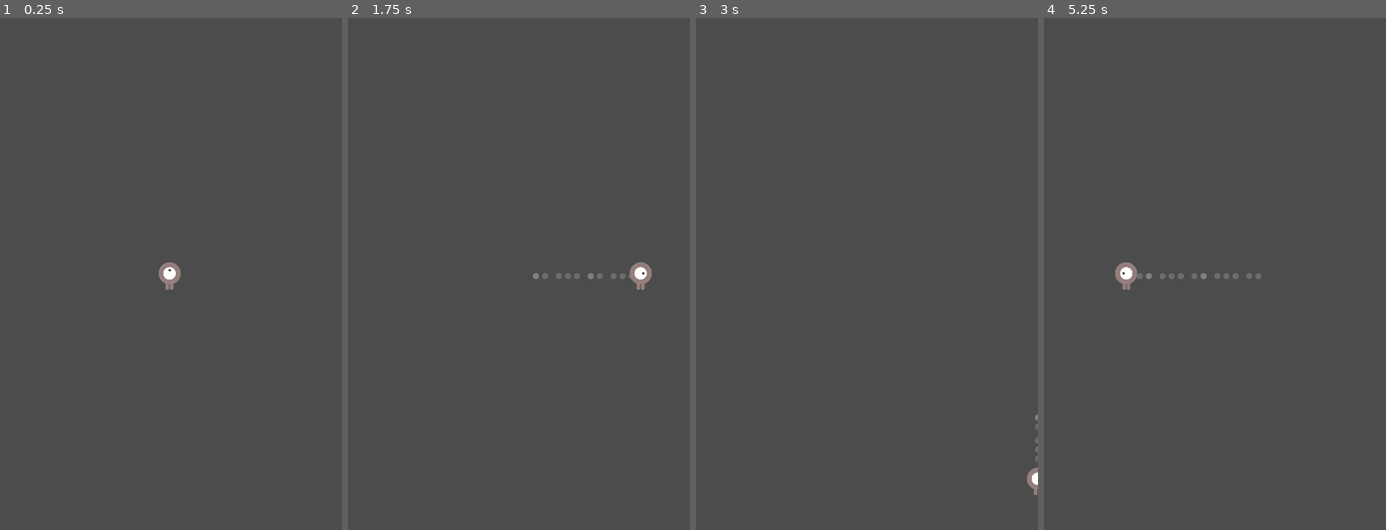
Above: before the commit, frames 1-4 (left to right).
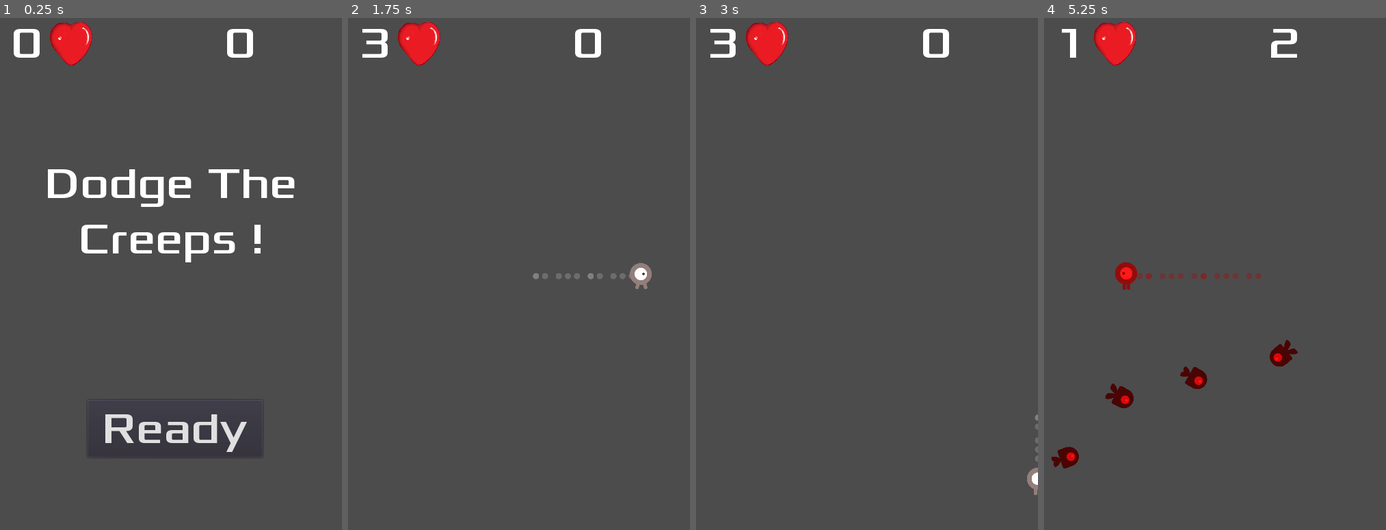
Above: after the commit, the same moments.

Repository: Achild0/godot-trainings
Game: Godot game, scene res://Main.tscn
The game is run twice, just before and just after one commit, with the same random seed, the same clock (stepped at 60 frames per second) and the same inputs. Before the commit the project has no main scene; this scene is started directly in both runs.
Inputs (mouse positions are in pixels of both pictures, inside the frame that each line leads up to):
- Up to frame 1 (0.25 s): no input
- Up to frame 2 (1.75 s): click (522, 427) at 0.5 s, where only the run after the commit has a clickable "Ready"; tap Enter at 1.25 s; hold D (char_right) from 1.28 s (still down)
- Up to frame 3 (3 s): release D (char_right) at 2.03 s; hold S (char_down) 2.03-2.78 s; hold D (char_right) from 2.78 s (still down)
- Up to frame 4 (5.25 s): release D (char_right) at 3.53 s; hold W (char_up) 3.53-4.28 s; hold A (char_left) from 4.28 s (still down)

The runs differ from the first frame. In frame 1, 5.3% of the frame differs, in the area x 4-87%, y 0-86%; in frame 2, 1.3%; in frame 3, 1.3%; in frame 4, 2.5%.

Commit message:
Finalisation sur Dodge The creeps! Fonctionnel et testé

Diff:
--- /dev/null
+++ b/Dodge The creeps!/HUD.gd
@@ -0,0 +1,39 @@
+extends CanvasLayer
+signal start_game
+
+# Declare member variables here. Examples:
+# var a = 2
+# var b = "text"
+
+# Called when the node enters the scene tree for the first time.
+func _ready():
+	pass # Replace with function body.
+
+func _on_MessageTimer_timeout():
+	$Message.hide()
+
+func _on_ReadyBtn_pressed():
+	$ReadyBtn.hide()
+	emit_signal("start_game")
+	$Message.hide()
+
+func show_message(text):
+	$Message.text = text
+	$Message.show()
+	$MessageTimer.start()
+
+func show_game_over():
+	show_message("Game Over")
+	# Wait until the MessageTimer has counted down.
+	yield($MessageTimer, "timeout")
+	$Message.text = "Dodge the\nCreeps!"
+	$Message.show()
+	# Make a one-shot timer and wait for it to finish.
+	yield(get_tree().create_timer(1), "timeout")
+	$ReadyBtn.show()
+
+func update_lifes(lifes):
+	$LifeCount.text = str(lifes)
+
+func update_score(score):
+	$ScoreLabel.text = str(score)
--- /dev/null
+++ b/Dodge The creeps!/HUD.tscn
@@ -0,0 +1,79 @@
+[gd_scene load_steps=5 format=2]
+
+[ext_resource path="res://dodge_assets/fonts/Xolonium-Regular.ttf" type="DynamicFontData" id=1]
+[ext_resource path="res://dodge_assets/art/coeur.png" type="Texture" id=2]
+[ext_resource path="res://HUD.gd" type="Script" id=3]
+
+[sub_resource type="DynamicFont" id=1]
+size = 64
+font_data = ExtResource( 1 )
+
+[node name="HUD" type="CanvasLayer"]
+script = ExtResource( 3 )
+
+[node name="LifeImg" type="TextureRect" parent="."]
+margin_left = 72.0
+margin_top = 8.0
+margin_right = 136.0
+margin_bottom = 72.0
+texture = ExtResource( 2 )
+expand = true
+__meta__ = {
+"_edit_use_anchors_": false
+}
+
+[node name="LifeCount" type="Label" parent="."]
+margin_left = 16.0
+margin_right = 61.0
+margin_bottom = 78.0
+custom_fonts/font = SubResource( 1 )
+text = "0"
+__meta__ = {
+"_edit_use_anchors_": false
+}
+
+[node name="ScoreLabel" type="Label" parent="."]
+anchor_left = 1.0
+anchor_right = 1.0
+margin_left = -172.0
+margin_right = -12.0
+margin_bottom = 78.0
+custom_fonts/font = SubResource( 1 )
+text = "0"
+__meta__ = {
+"_edit_use_anchors_": false
+}
+
+[node name="Message" type="Label" parent="."]
+anchor_top = 0.5
+anchor_right = 1.0
+anchor_bottom = 0.5
+margin_top = -170.0
+margin_bottom = -11.0
+custom_fonts/font = SubResource( 1 )
+text = "Dodge The Creeps !"
+align = 1
+autowrap = true
+__meta__ = {
+"_edit_use_anchors_": false
+}
+
+[node name="ReadyBtn" type="Button" parent="."]
+anchor_top = 0.5
+anchor_right = 1.0
+anchor_bottom = 0.5
+margin_left = 128.0
+margin_top = 185.0
+margin_right = -116.0
+margin_bottom = 269.0
+custom_fonts/font = SubResource( 1 )
+text = "Ready"
+__meta__ = {
+"_edit_use_anchors_": false
+}
+
+[node name="MessageTimer" type="Timer" parent="."]
+wait_time = 2.0
+one_shot = true
+[connection signal="pressed" from="ReadyBtn" to="." method="_on_ReadyBtn_pressed"]
+[connection signal="timeout" from="MessageTimer" to="." method="_on_MessageTimer_timeout"]
--- a/Dodge The creeps!/Main.gd
+++ b/Dodge The creeps!/Main.gd
@@ -1,14 +1,64 @@
 extends Node
 
+export (PackedScene) var Mob
+var score
 # Declare member variables here. Examples:
 # var a = 2
 # var b = "text"
 
 # Called when the node enters the scene tree for the first time.
 func _ready():
-	$Player.spawn($Position2D.position)
+	randomize()
+	$Player.hide()
+
+func game_over():
+	$MobTime.stop()
+	$ScoreTimer.stop()
+	get_tree().call_group("Mob","queue_free")
+	$HUD.show_game_over()
 
 
-# Called every frame. 'delta' is the elapsed time since the previous frame.
-#func _process(delta):
-#	pass
+func start_game():
+	$Player.spawn($Position2D.position)
+	$HUD.update_lifes($Player.get_lifes())
+	$StartTimer.start()
+	score = 0
+	$Player.show()
+
+func new_game():
+	$HUD.update_score(score)
+	$HUD.show_message("Get Ready")
+	start_game()
+
+func _on_ScoreTimer_timeout():
+	score += 1
+	$HUD.update_score(score)
+
+func _on_StartTimer_timeout():
+	$MobTime.start()
+	$ScoreTimer.start()
+
+func _on_MobTime_timeout():
+	# Choose a random location on Path2D.
+	$MobPath/MobSpawnLocation.offset = randi()
+	# Create a Mob instance and add it to the scene.
+	var mob = Mob.instance()
+	add_child(mob)
+	# Set the mob's direction perpendicular to the path direction.
+	var direction = $MobPath/MobSpawnLocation.rotation + PI / 2
+	# Set the mob's position to a random location.
+	mob.position = $MobPath/MobSpawnLocation.position
+	# Add some randomness to the direction.
+	direction += rand_range(-PI / 4, PI / 4)
+	mob.rotation = direction
+	# Set the velocity (speed & direction).
+	mob.linear_velocity = Vector2(rand_range(mob.min_speed, mob.max_speed), 0)
+	mob.linear_velocity = mob.linear_velocity.rotated(direction)
+
+
+func _on_Player_dead():
+	game_over()
+
+
+func _on_Player_hit():
+	$HUD.update_lifes($Player.get_lifes())
--- a/Dodge The creeps!/Main.tscn
+++ b/Dodge The creeps!/Main.tscn
@@ -1,10 +1,18 @@
-[gd_scene load_steps=3 format=2]
+[gd_scene load_steps=6 format=2]
 
 [ext_resource path="res://Main.gd" type="Script" id=1]
 [ext_resource path="res://Player.tscn" type="PackedScene" id=2]
+[ext_resource path="res://Mob.tscn" type="PackedScene" id=3]
+[ext_resource path="res://HUD.tscn" type="PackedScene" id=4]
+
+[sub_resource type="Curve2D" id=1]
+_data = {
+"points": PoolVector2Array( 0, 0, 0, 0, 0, 0, 0, 0, 0, 0, 496, 0, 0, 0, 0, 0, 496, 752, 0, 0, 0, 0, 0, 752, 0, 0, 0, 0, 0, 0 )
+}
 
 [node name="Main" type="Node"]
 script = ExtResource( 1 )
+Mob = ExtResource( 3 )
 
 [node name="Position2D" type="Position2D" parent="."]
 position = Vector2( 248.139, 379.115 )
@@ -19,3 +27,16 @@
 one_shot = true
 
 [node name="Player" parent="." instance=ExtResource( 2 )]
+
+[node name="MobPath" type="Path2D" parent="."]
+curve = SubResource( 1 )
+
+[node name="MobSpawnLocation" type="PathFollow2D" parent="MobPath"]
+
+[node name="HUD" parent="." instance=ExtResource( 4 )]
+[connection signal="timeout" from="MobTime" to="." method="_on_MobTime_timeout"]
+[connection signal="timeout" from="ScoreTimer" to="." method="_on_ScoreTimer_timeout"]
+[connection signal="timeout" from="StartTimer" to="." method="_on_StartTimer_timeout"]
+[connection signal="dead" from="Player" to="." method="_on_Player_dead"]
+[connection signal="hit" from="Player" to="." method="_on_Player_hit"]
+[connection signal="start_game" from="HUD" to="." method="start_game"]
--- a/Dodge The creeps!/Mob.gd
+++ b/Dodge The creeps!/Mob.gd
@@ -10,7 +10,8 @@
 # Called when the node enters the scene tree for the first time.
 func _ready():
 	var mob_types = $AnimatedSprite.frames.get_animation_names()
-	$AnimationSprite.animation = mob_types[randi() % mob_types.size()]
+	$AnimatedSprite.animation = mob_types[randi() % mob_types.size()]
+	$AnimatedSprite.play()
 
 # Called every frame. 'delta' is the elapsed time since the previous frame.
 #func _process(delta):
--- a/Dodge The creeps!/Mob.tscn
+++ b/Dodge The creeps!/Mob.tscn
@@ -30,14 +30,18 @@
 radius = 14.7692
 height = 11.7481
 
-[node name="Mob" type="RigidBody2D"]
+[node name="Mob" type="RigidBody2D" groups=[
+"Mob",
+]]
 collision_mask = 0
+gravity_scale = 0.0
 script = ExtResource( 7 )
 __meta__ = {
 "_edit_group_": true
 }
 
 [node name="AnimatedSprite" type="AnimatedSprite" parent="."]
+light_mask = 2
 scale = Vector2( 0.3, 0.3 )
 frames = SubResource( 1 )
 animation = "swim"
--- a/Dodge The creeps!/Player.gd
+++ b/Dodge The creeps!/Player.gd
@@ -6,45 +6,55 @@
 # Exports
 export var INIT_LIFES = 3 # How much lifes you want at the beginning of the game
 export var speed = 400  # How fast the player will move (pixels/sec).
+const GRAVITY = 200
 
 # Vars
 var lifes = INIT_LIFES # How much lifes you've got
 var screen_size  # Size of the game window.
-
+var hit = false #If you're hit or not
+var dead = false
 # Called when the node enters the scene tree for the first time.
 func _ready():
 	screen_size = get_viewport_rect().size
 
 func _process(delta):
 	var velocity = Vector2()
+	if dead == true:
+		velocity.y = GRAVITY
+		velocity.x = 10
+		position += velocity * delta
+		$PlayerTrail.emitting = false
+	else:
+		if Input.is_action_pressed("char_right"):
+			velocity.x += 1
+		if Input.is_action_pressed("char_left"):
+			velocity.x -= 1
+		if Input.is_action_pressed("char_up"):
+			velocity.y -= 1
+		if Input.is_action_pressed("char_down"):
+			velocity.y += 1
+		if velocity.length() > 0:
+			velocity = velocity.normalized() * speed
+			$AnimatedSprite.play()
+			$PlayerTrail.emitting = true
+		else:
+			$PlayerTrail.emitting = false
+			$AnimatedSprite.stop()
 
-	if Input.is_action_pressed("char_right"):
-		velocity.x += 1
-	if Input.is_action_pressed("char_left"):
-		velocity.x -= 1
-	if Input.is_action_pressed("char_up"):
-		velocity.y -= 1
-	if Input.is_action_pressed("char_down"):
-		velocity.y += 1
-	if velocity.length() > 0:
-		velocity = velocity.normalized() * speed
-		$AnimatedSprite.play()
-		$PlayerTrail.emitting = true
-	else:
-		$PlayerTrail.emitting = false
-		$AnimatedSprite.stop()
+		position += velocity * delta
+		position.x = clamp(position.x, 0, screen_size.x)
+		position.y = clamp(position.y, 0, screen_size.y)
 
-	position += velocity * delta
-	position.x = clamp(position.x, 0, screen_size.x)
-	position.y = clamp(position.y, 0, screen_size.y)
+		if velocity.x != 0:
+			$AnimatedSprite.animation = "walk"
+			$AnimatedSprite.flip_v = false
+			$AnimatedSprite.flip_h = velocity.x < 0
+		elif velocity.y != 0:
+			$AnimatedSprite.animation = "up"
+			$AnimatedSprite.flip_v = velocity.y > 0
 
-	if velocity.x != 0:
-		$AnimatedSprite.animation = "walk"
-		$AnimatedSprite.flip_v = false
-		$AnimatedSprite.flip_h = velocity.x < 0
-	elif velocity.y != 0:
-		$AnimatedSprite.animation = "up"
-		$AnimatedSprite.flip_v = velocity.y > 0
+		if hit == true:
+			$AnimatedSprite/CanvasModulate.color = Color(1,clamp(0 + 0.1,0,1),clamp(0 + 0.1,0,1),1)
 
 # Called every frame. 'delta' is the elapsed time since the previous frame.
 #func _process(delta):
@@ -52,23 +62,33 @@
 
 
 func _on_Player_body_entered(body):
+	$Hit_invicibility.start()
 	lifes -= 1
 	$CollisionShape2D.set_deferred("disabled",true)
 	if lifes == 0:
+		dead = true
 		emit_signal("dead")
-
-	else:
-		emit_signal("hit")
+		gravity = 98
+		$AnimatedSprite.animation = "dead"
+		$PlayerTrail.emitting = false
+	emit_signal("hit")
+	hit = true
 
 
 func _on_Hit_invicibility_timeout():
+	hit = false
 	$CollisionShape2D.set_deferred("disabled",false)
+	$AnimatedSprite/CanvasModulate.color = Color(1,1,1,1)
 
 func get_lifes():
 	return lifes
 
 func spawn(pos):
+	dead = false
+	gravity = 0
 	position = pos
 	show()
 	$CollisionShape2D.disabled = false
 	lifes = INIT_LIFES
+	hit = false
+	$AnimatedSprite.animation = "walk"
--- a/Dodge The creeps!/Player.tscn
+++ b/Dodge The creeps!/Player.tscn
@@ -6,6 +6,8 @@
 [ext_resource path="res://dodge_assets/art/playerGrey_walk1.png" type="Texture" id=4]
 [ext_resource path="res://dodge_assets/art/playerGrey_up2.png" type="Texture" id=5]
 [ext_resource path="res://dodge_assets/art/trail.png" type="Texture" id=6]
+[ext_resource path="res://dodge_assets/art/playerGrey_dead1.png" type="Texture" id=7]
+[ext_resource path="res://dodge_assets/art/playerGrey_dead2.png" type="Texture" id=8]
 
 [sub_resource type="ParticlesMaterial" id=1]
 flag_disable_z = true
@@ -24,12 +26,17 @@
 "frames": [ ExtResource( 3 ), ExtResource( 5 ) ],
 "loop": true,
 "name": "up",
-"speed": 5.0
+"speed": 3.0
+}, {
+"frames": [ ExtResource( 7 ), ExtResource( 8 ) ],
+"loop": true,
+"name": "dead",
+"speed": 3.0
 }, {
 "frames": [ ExtResource( 4 ), ExtResource( 2 ) ],
 "loop": true,
 "name": "walk",
-"speed": 5.0
+"speed": 3.0
 } ]
 
 [sub_resource type="CapsuleShape2D" id=3]
@@ -39,13 +46,13 @@
 [node name="Player" type="Area2D"]
 position = Vector2( -0.5, 0.5 )
 gravity = 0.0
-collision_mask = 0
 script = ExtResource( 1 )
 __meta__ = {
 "_edit_group_": true
 }
 
 [node name="PlayerTrail" type="Particles2D" parent="."]
+light_mask = 2
 scale = Vector2( 0.5, 0.5 )
 emitting = false
 amount = 15
@@ -61,6 +68,8 @@
 frames = SubResource( 2 )
 animation = "up"
 
+[node name="CanvasModulate" type="CanvasModulate" parent="AnimatedSprite"]
+
 [node name="CollisionShape2D" type="CollisionShape2D" parent="."]
 shape = SubResource( 3 )
 
--- a/Dodge The creeps!/project.godot
+++ b/Dodge The creeps!/project.godot
@@ -16,6 +16,7 @@
 [application]
 
 config/name="Dodge the creeps!"
+run/main_scene="res://Main.tscn"
 config/icon="res://icon.png"
 
 [display]
Not shown, added: Dodge The creeps!/.mono/metadata/ide_messaging_meta.txt
Not shown: 1 places in Dodge The creeps!/Player.tscn that only renumber resources
Binary file added: Dodge The creeps!/dodge_assets/art/coeur.png
Not shown, added: Dodge The creeps!/dodge_assets/art/coeur.png.import
Binary file added: Dodge The creeps!/dodge_assets/art/playerGrey_dead1.png
Not shown, added: Dodge The creeps!/dodge_assets/art/playerGrey_dead1.png.import
Binary file added: Dodge The creeps!/dodge_assets/art/playerGrey_dead2.png
Not shown, added: Dodge The creeps!/dodge_assets/art/playerGrey_dead2.png.import
